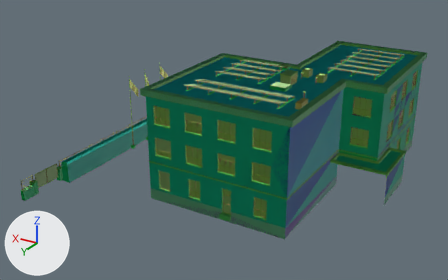
One commit to the glTF model models/police_rouge/police.glb: the scene before it, then after it.
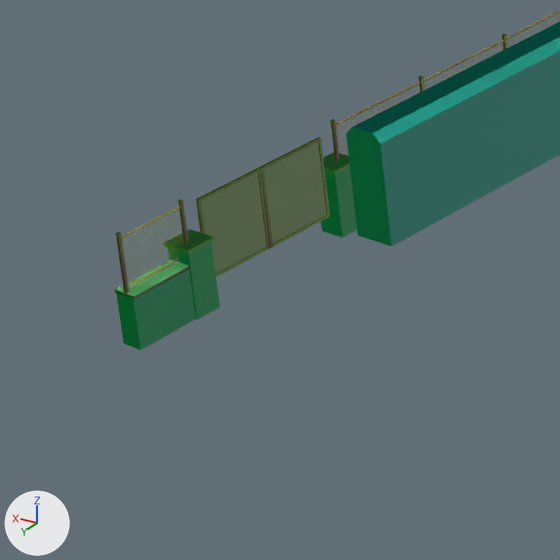
The first picture shows the older version from a 50 mm lens placed at (-20.9, 58.5, 37.8), pointed at (12.5, 2.9, 10.0). The close-ups show the older and then the newer version on the part from 0% to 22% of the width and 50% to 85% of the height of that picture. Only the edits that show in the close-ups are written down. Every picture has the same lights, and +X, +Y and +Z are marked at lower left. Vertices at exactly the same position are counted once.

Script lines for the objects in view, before the commit:
```python
ob_police = bpy.data.objects.new('Police', me_police)
ob_police.location = (0.0, 0.0, 0.0)
ob_police_far = bpy.data.objects.new('Police_far', me_police_far)
ob_police_far.location = (0.0, 0.0, 0.0)
ob_police_lod2 = bpy.data.objects.new('Police_lod2', me_police_lod2)
ob_police_lod2.location = (0.0, 0.0, 0.0)
```
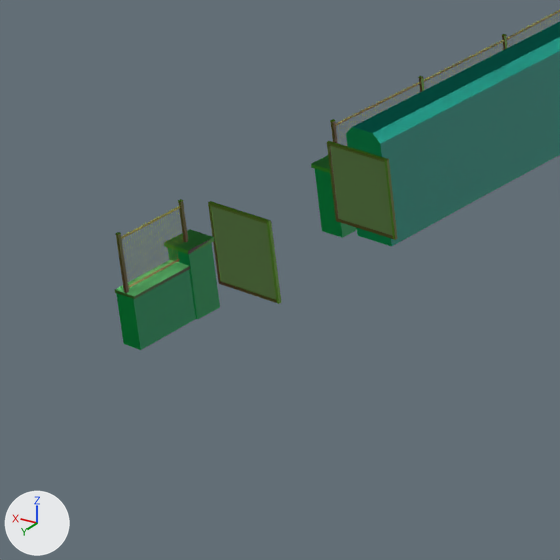
Location of each change, (x1, y1, x2, y2) in pixels of the close-ups (560 x 560 px; the box of a moved part takes in the faces that stretch with it):
```json
{"object": "Police", "change": "reshaped", "before": [115, 11, 560, 319], "after": [115, 11, 560, 350]}
{"part": 1, "of": "me_police", "change": "moved or reshaped", "before": [201, 173, 267, 273], "after": [212, 207, 276, 299]}
{"part": 2, "of": "me_police", "change": "moved or reshaped", "before": [264, 142, 327, 243], "after": [330, 146, 393, 236]}
{"part": 3, "of": "me_police", "change": "moved or reshaped", "before": [196, 137, 330, 277], "after": [208, 141, 398, 304]}
{"part": 4, "of": "me_police_far", "change": "moved or reshaped", "after": [221, 219, 392, 300], "on screen": "not visible before"}
{"part": 5, "of": "me_police_lod2", "change": "deleted", "before": [264, 138, 327, 244]}
{"part": 6, "of": "me_police_lod2", "change": "deleted", "before": [203, 172, 267, 274]}
{"part": 7, "of": "me_police_lod2", "change": "recoloured", "before": [188, 238, 212, 254], "after": [188, 238, 212, 254]}
```

Edits to the scene script, one JSON object a line:
```json
{"block": "me_police", "where": "me_police.from_pydata(...)  # 16719 vertices, 19716 faces; spans x -6.6..26.7, y -20.6..20.4, z 6.5..19.7"}
{"block": "me_police", "where": "# used by ob_police; location = (0.0, 0.0, 0.0)"}
{"block": "me_police", "change": "me_police part 1: the loose piece of 8 vertices spanning x 26.3, y 17.0..18.4, z 7.1..8.7 is scaled about its middle by (61.5, 0.0163, 1), then moved by (-1.0, 0.7, 0.0)"}
{"block": "me_police", "change": "me_police part 2: the loose piece of 8 vertices spanning x 26.3, y 15.4..16.8, z 7.1..8.7 is scaled about its middle by (61.5, 0.0166, 1), then moved by (-1.0, -0.7, 0.0)"}
{"block": "me_police", "change": "me_police part 3: 48 of 16719 vertices moved; they spanned x 26.3..26.4, y 15.3..18.5, z 7.0..8.7 and now span x 24.5..26.1, y 15.4..18.5, z 7.0..8.7; mean shift (-1.0, 0.0, 0.0); largest move (26.4, 17.0, 7.0) -> (24.6, 18.5, 7.0)"}
{"block": "me_police_far", "where": "me_police_far.from_pydata(...)  # 6127 vertices, 6348 faces; spans x -6.6..26.7, y -20.6..20.4, z 6.5..19.7"}
{"block": "me_police_far", "where": "# used by ob_police_far; location = (0.0, 0.0, 0.0)"}
{"block": "me_police_far", "change": "me_police_far part 4: 48 of 6127 vertices moved; they spanned x 26.3..26.4, y 15.3..18.5, z 7.0..8.7 and now span x 24.5..26.1, y 15.4..18.5, z 7.0..8.7; mean shift (-1.0, 0.0, 0.0); largest move (26.4, 17.0, 7.0) -> (24.6, 18.5, 7.0)"}
{"block": "me_police_lod2", "where": "# used by ob_police_lod2; location = (0.0, 0.0, 0.0)"}
{"op": "remove", "block": "me_police_lod2", "code": "me_police_lod2.from_pydata(...)  # 3710 vertices, 3351 faces; spans x -6.6..26.7, y -20.6..20.4, z 6.5..19.7"}
{"op": "add", "block": "me_police_lod2", "code": "me_police_lod2.from_pydata(...)  # 3712 vertices, 3349 faces; spans x -6.6..26.7, y -20.6..20.4, z 6.5..19.7"}
{"block": "me_police_lod2", "change": "me_police_lod2 part 5: the loose piece of 12 vertices spanning x 26.3..26.4, y 15.3..16.9, z 7.0..8.7 is deleted"}
{"block": "me_police_lod2", "change": "me_police_lod2 part 6: the loose piece of 12 vertices spanning x 26.3..26.4, y 16.9..18.5, z 7.0..8.7 is deleted"}
{"block": "me_police_lod2", "change": "me_police_lod2 part 7: 690 kept faces spanning x -6.6..26.7, y -20.6..20.4, z 6.5..19.7 get new vertex colours"}
{"block": "me_police_lod2", "change": "other edits to the shape of me_police_lod2 do not show in these pictures"}
```
